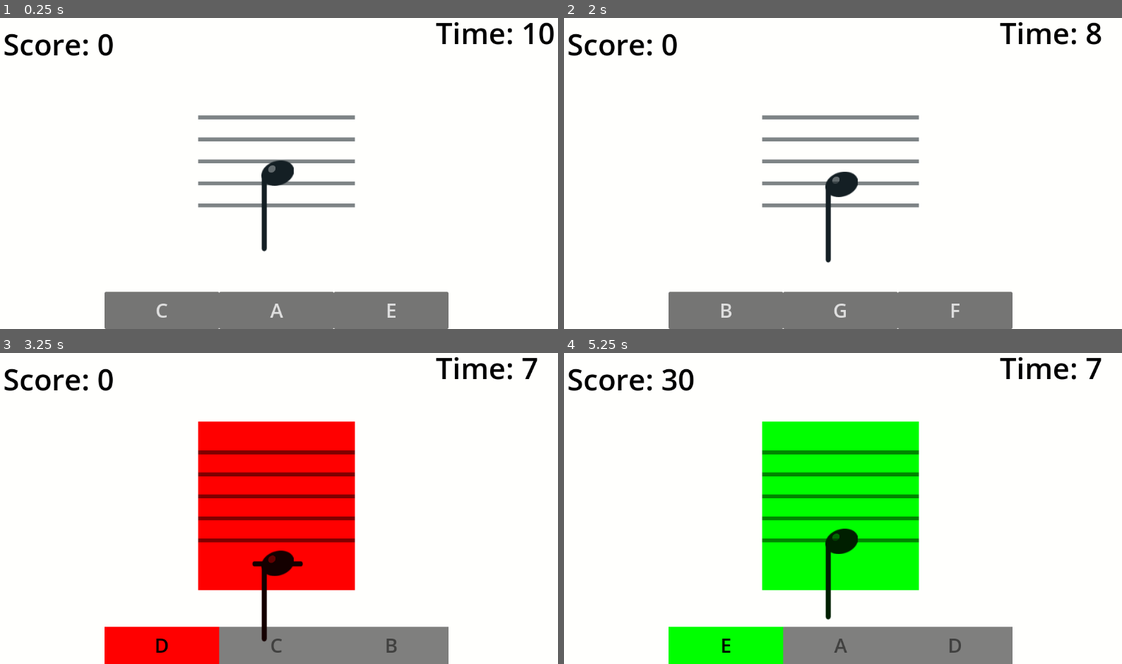
Above: before the commit, frames 1-4 (two rows, left to right).
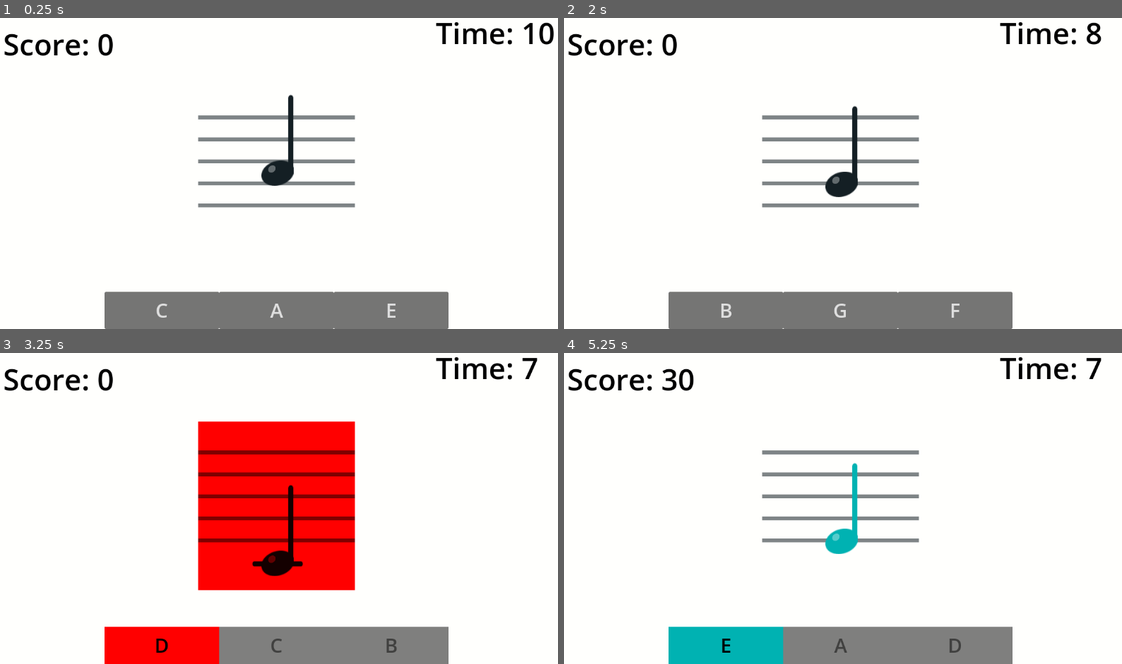
Above: after the commit, the same moments.

Repository: firesmoker/flashcards1
Game: Godot game, scene res://scenes/game.tscn
The game is run twice, just before and just after one commit, with the same random seed, the same clock (stepped at 60 frames per second) and the same inputs.
Inputs:
- Up to frame 1 (0.25 s): no input
- Up to frame 2 (2 s): click "C" at 0.5 s; click "F" at 1.25 s
- Up to frame 3 (3.25 s): click "B" at 2 s; click "D" at 2.75 s
- Up to frame 4 (5.25 s): click "F" at 3.5 s; click "A" at 4.25 s; click "E" at 5 s

The runs differ from the first frame. In frame 1, 0.5% of the frame differs, in the area x 46-53%, y 24-76%; in frame 2, 0.5%; in frame 3, 0.5%; in frame 4, 18%, in the area x 18-64%, y 21-100%.

Commit message:
individual note colors functionality

Diff:
--- a/scenes/note_on_staff.tscn
+++ b/scenes/note_on_staff.tscn
@@ -35,6 +35,7 @@
 
 [node name="NoteImage" type="TextureRect" parent="NoteDisplay"]
 self_modulate = Color(0, 0, 0, 1)
+z_index = 1
 layout_mode = 1
 anchors_preset = -1
 anchor_top = -0.00869565
--- a/scripts/note_button.gd
+++ b/scripts/note_button.gd
@@ -1,6 +1,6 @@
 class_name NoteButton extends Button
 
-var _note: String = "A"
+var note: String = "A"
 signal note_pressed
 @onready var game_manager: GameManager = %GameManager
 #@onready var audio: Audio = $"../../../Audio"
@@ -20,18 +20,19 @@
 	game_manager.success.connect(flash_by_succes)
 
 func change_note(new_note: String = "F") -> void:
-	_note = new_note
-	text = _note[0]
+	note = new_note
+	text = note[0]
 	modulate = Color.WHITE
 
 func press_button() -> void:
-	emit_signal("note_pressed",_note, self)
+	emit_signal("note_pressed",note, self)
 
 
 func flash_by_succes(success: bool, button_pressed: Button) -> void:
 	if button_pressed == self:
 		if success:
-			flash_color(Color.GREEN)
+			print(NoteElement.notes_properties[button_pressed.note]["color"])
+			flash_color(NoteElement.notes_properties[button_pressed.note]["color"])
 			#audio.stream = audio.get_sound("click")
 			#audio.play()
 		else:
--- a/scripts/note_element.gd
+++ b/scripts/note_element.gd
@@ -1,13 +1,15 @@
 class_name NoteElement extends Control
 
+##C is red, D is orange, E is yellow, F is green, G is light blue, A is blue, and B is violet,
+
 static var notes_properties: Dictionary = {
-	"A4":{"location":5,"color":Color.AQUA},
-	"B4":{"location":6,"color":Color.AQUA},
-	"C4":{"location":0,"color":Color.AQUA},
-	"D4":{"location":1,"color":Color.AQUA},
-	"E4":{"location":2,"color":Color.AQUA},
-	"F4":{"location":3,"color":Color.AQUA},
-	"G4":{"location":4,"color":Color.AQUA},
+	"A4":{"location":5,"color": Color(0,0.697,0.697)},
+	"B4":{"location":6,"color": Color(0,0.697,0.697)},
+	"C4":{"location":0,"color": Color.MEDIUM_PURPLE},
+	"D4":{"location":1,"color": Color(0,0.697,0.697)},
+	"E4":{"location":2,"color": Color(0,0.697,0.697)},
+	"F4":{"location":3,"color": Color(0,0.697,0.697)},
+	"G4":{"location":4,"color": Color(0,0.697,0.697)},
 }
 static var stem_reverse_location_threshold: int
 
@@ -15,7 +17,6 @@
 @onready var game_manager: GameManager = %GameManager
 
 func _ready() -> void:
-	stem_reverse_location_threshold = notes_properties["B4"]["location"]
 	pass
 
 func change_note(new_note: String) -> void:
--- a/scripts/note_on_staff.gd
+++ b/scripts/note_on_staff.gd
@@ -10,11 +10,17 @@
 @onready var stem: TextureRect = $NoteDisplay/NoteImage/StemAxis/Stem
 
 
+func change_note_color(color: Color) -> void:
+	note_image.self_modulate = color
+	stem.self_modulate = color
+	helper_line.self_modulate = color
+
 func change_note(new_note: String) -> void:
 	note = new_note
 	position_note(new_note)
 
 func _ready() -> void:
+	stem_reverse_location_threshold = notes_properties["B4"]["location"]
 	position_staff_lines()
 	game_manager.change_theme.connect(set_element_theme)
 
@@ -47,9 +53,9 @@
 	helper_line.self_modulate = color
 
 func play_success_effects() -> void:
-	modulate = Color.GREEN
+	change_note_color(notes_properties[note]["color"])
 	await get_tree().create_timer(0.5).timeout
-	modulate = Color.WHITE
+	change_note_color(Color.BLACK)
 
 func play_failure_effects() -> void:
 	modulate = Color.RED
@@ -74,6 +80,7 @@
 
 
 func set_stem_rotation(new_note: String) -> void:
+	print(stem_reverse_location_threshold)
 	if notes_properties[new_note]["location"] >= stem_reverse_location_threshold:
 		flip_stem(true)
 	else:
